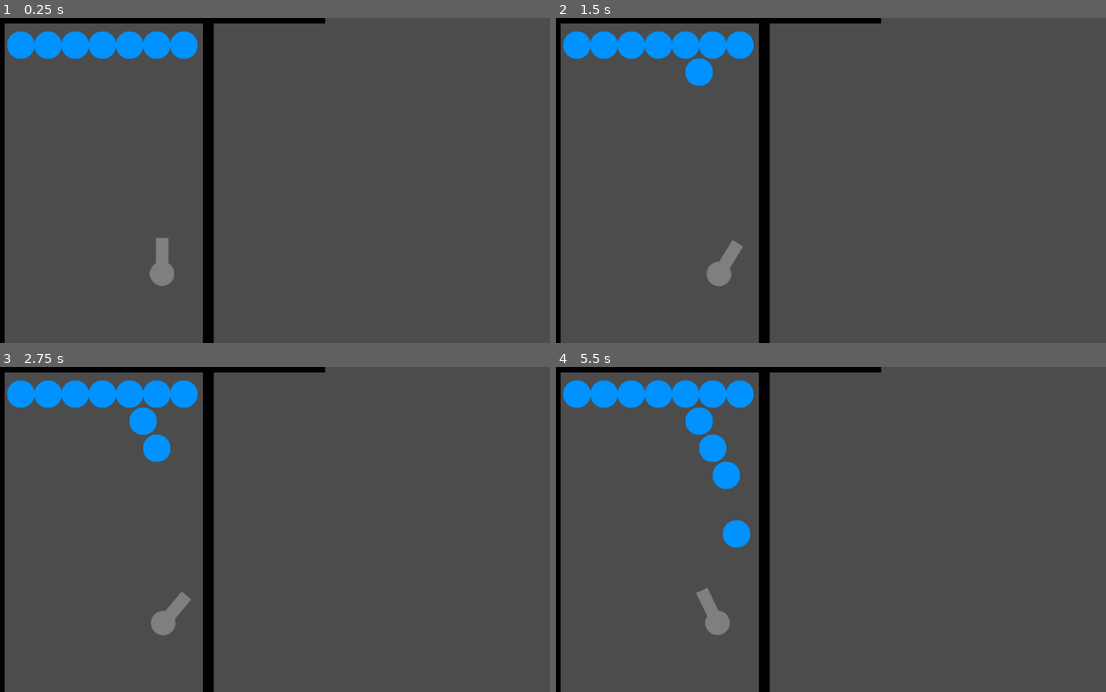
Above: before the commit, frames 1-4 (two rows, left to right).
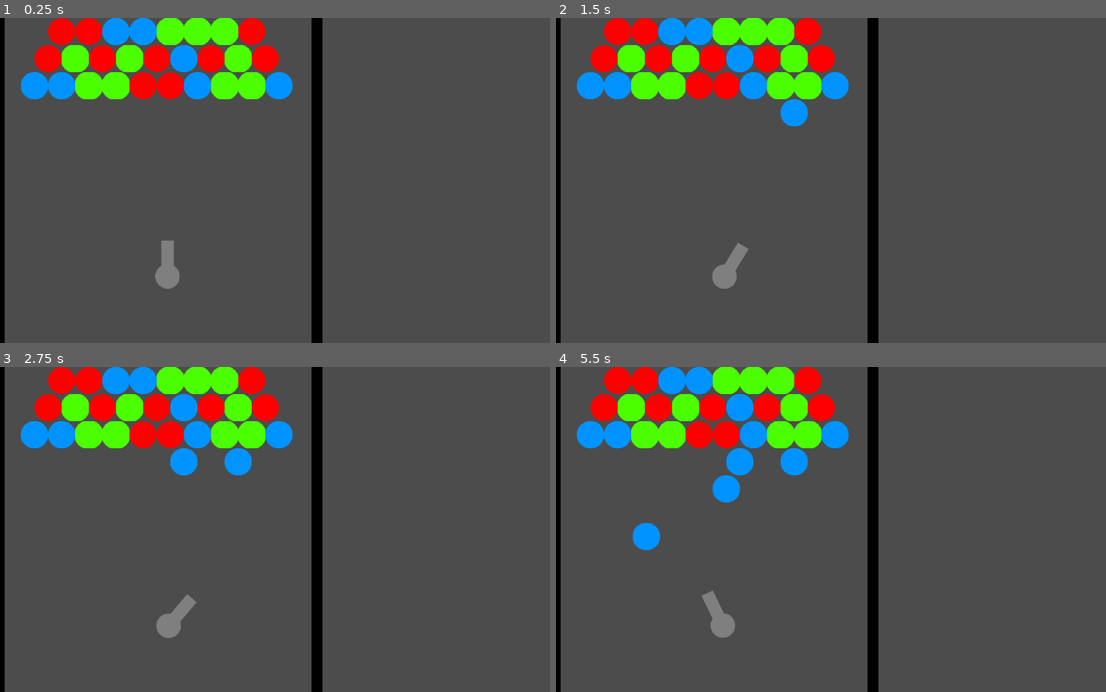
Above: after the commit, the same moments.

Repository: Demoli/Bobble
Game: Godot game, scene res://scenes/Level.tscn
Two runs of this game, one before a commit and one after it. Both use one fixed random seed, a clock stepped at 60 frames per second and the inputs below.
Inputs (mouse positions are in pixels of both pictures, inside the frame that each line leads up to):
- Up to frame 1 (0.25 s): no input
- Up to frame 2 (1.5 s): tap Enter at 0.5 s; move the mouse to (952, 164) at 0.52 s; hold D (rotate_right) 0.53-1.28 s; hold Space (fire) 0.53-1.28 s; click (952, 164) at 0.67 s; move the mouse to (715, 196) at 1.27 s; hold A (rotate_left) from 1.28 s (still down); tap Space (fire) at 1.35 s
- Up to frame 3 (2.75 s): move the mouse to (330, 458) at 2.02 s; release A (rotate_left) at 2.03 s; hold D (rotate_right) from 2.03 s (still down); hold Space (fire) from 2.03 s (still down)
- Up to frame 4 (5.5 s): move the mouse to (798, 594) at 2.77 s; release Space (fire) at 2.78 s; tap Space (fire) at 2.85, 4.35 s; click (798, 594) at 2.92 s; move the mouse to (996, 578) at 3.52 s; release D (rotate_right) at 3.53 s; hold Space (fire) 3.53-4.28 s; hold A (rotate_left) from 3.53 s (still down); move the mouse to (660, 480) at 4.27 s; move the mouse to (853, 529) at 5.02 s; hold Space (fire) from 5.03 s (still down); click (853, 529) at 5.17 s

The runs differ from the first frame. In frame 1, 14% of the frame differs, in the area x 0-60%, y 0-100%; in frame 2, 15%; in frame 3, 15%; in frame 4, 16%.

Commit message:
Replace janky AF bubble collisions with a tilemap

Diff:
--- a/scenes/Bubble.gd
+++ b/scenes/Bubble.gd
@@ -22,6 +22,8 @@
 var matching_bubbles = []
 
 var is_active_bubble = false
+
+onready var bubble_tileset : TileSet = load("res://scenes/tilemap/BubblesTilemap.tres")
 
 func _init():
 	red.load('res://assets/bubbles/red.png')
@@ -50,55 +52,16 @@
 
 	var collision = move_and_collide(velocity * delta)
 	if collision:
+
 		if collision.collider is Wall:
 			velocity = velocity.bounce(collision.normal)
-			pass
-		if is_body_bubble(collision.collider):
-			is_active_bubble = false
-			var target = collision.collider
-			var dir = stepify(rad2deg(target.global_position.angle_to_point(collision.position)), 45)
+			return
 
-			var target_row = target.grid_row
-			var target_col = target.grid_col
-			var row
-			var col
+		var target = collision.collider
+		print(target)
 
-			if dir == 45 or dir == 90:
-				# 45 to 90 top let
-				row = target_row - 1
-				col = target_col
-			if dir == 135:
-				# 90 to 135 - top right
-				row = target_row - 1
-				col = target_col + 1
+		var grid : TileMap = get_node("/root/Level/Tiles")
+		var tile_pos = grid.world_to_map(position)
 
-			if dir == 180 or dir == -180:
-				# 180 right TESTED
-				row = target_row
-				col = target_col + 1
-
-			if dir == -135:
-				# -135 to -90 = bottom right
-				row = target_row + 1
-				col = target_col + 1
-			if dir == -90 or dir == -45:
-				# -45 to -90 bottom left - TESTED
-				row = target_row + 1
-				col = target_col
-
-			if dir == 0 or dir == 90:
-				# 0 left - TESTED
-				row = target_row
-				col = target_col - 1
-
-			print(dir)
-
-			get_node("/root/Level/BubbleGrid").add_bubble(
-				row,
-				col,
-				color
-			)
-			queue_free()
-
-func is_body_bubble(body):
-	return get_tree().get_nodes_in_group("bubbles").has(body)
+		grid.set_cellv(tile_pos,bubble_tileset.find_tile_by_name("blue"))
+		queue_free()
--- a/scenes/Level.tscn
+++ b/scenes/Level.tscn
@@ -2,20 +2,22 @@
 
 [ext_resource path="res://scenes/Cannon.tscn" type="PackedScene" id=1]
 [ext_resource path="res://scenes/Wall.tscn" type="PackedScene" id=2]
-[ext_resource path="res://scenes/BubbleGrid.tscn" type="PackedScene" id=3]
+[ext_resource path="res://scenes/TilemapTest.tscn" type="PackedScene" id=3]
 
 [node name="Level" type="Node2D"]
 
 [node name="Cannon" parent="." instance=ExtResource( 1 )]
-position = Vector2( 310, 475 )
+position = Vector2( 320, 480 )
 
 [node name="Wall" parent="." instance=ExtResource( 2 )]
 
 [node name="Wall2" parent="." instance=ExtResource( 2 )]
-position = Vector2( 385, 5 )
+position = Vector2( 585, 0 )
 
 [node name="Wall3" parent="." instance=ExtResource( 2 )]
-position = Vector2( 610, -10 )
+position = Vector2( 595, -35 )
 rotation = 1.57079
 
-[node name="BubbleGrid" parent="." instance=ExtResource( 3 )]
+[node name="Tiles" parent="." instance=ExtResource( 3 )]
+collision_bounce = 0.18
+tile_data = PoolIntArray( 2, 2, 0, 3, 2, 0, 4, 0, 0, 5, 0, 0, 6, 1, 0, 7, 1, 0, 8, 1, 0, 9, 2, 0, 65537, 2, 0, 65538, 1, 0, 65539, 2, 0, 65540, 1, 0, 65541, 2, 0, 65542, 0, 0, 65543, 2, 0, 65544, 1, 0, 65545, 2, 0, 131073, 0, 0, 131074, 0, 0, 131075, 1, 0, 131076, 1, 0, 131077, 2, 0, 131078, 2, 0, 131079, 0, 0, 131080, 1, 0, 131081, 1, 0, 131082, 0, 0 )
--- /dev/null
+++ b/scenes/TilemapTest.tscn
@@ -0,0 +1,10 @@
+[gd_scene load_steps=2 format=2]
+
+[ext_resource path="res://scenes/tilemap/BubblesTilemap.tres" type="TileSet" id=1]
+
+[node name="TileMap" type="TileMap"]
+tile_set = ExtResource( 1 )
+cell_size = Vector2( 50, 50 )
+cell_half_offset = 0
+format = 1
+tile_data = PoolIntArray( 2, 0, 0, 3, 0, 0, 4, 0, 0, 5, 0, 0, 6, 0, 0, 7, 0, 0, 8, 0, 0, 9, 0, 0, 65537, 0, 0, 65538, 0, 0, 65539, 0, 0, 65540, 0, 0, 65541, 0, 0, 65542, 0, 0, 65543, 0, 0, 65544, 0, 0, 65545, 0, 0, 131073, 0, 0, 131074, 0, 0, 131075, 0, 0, 131076, 0, 0, 131077, 0, 0, 131078, 0, 0, 131079, 0, 0, 131080, 0, 0, 131081, 0, 0, 131082, 0, 0 )
--- /dev/null
+++ b/scenes/tilemap/BubblesTilemap.tres
@@ -0,0 +1,64 @@
+[gd_resource type="TileSet" load_steps=7 format=2]
+
+[ext_resource path="res://assets/bubbles/blue.png" type="Texture" id=1]
+[ext_resource path="res://assets/bubbles/green.png" type="Texture" id=2]
+[ext_resource path="res://assets/bubbles/red.png" type="Texture" id=3]
+
+[sub_resource type="ConvexPolygonShape2D" id=1]
+points = PoolVector2Array( 0, 0, 50, 0, 50, 50, 0, 50 )
+
+[sub_resource type="ConvexPolygonShape2D" id=2]
+points = PoolVector2Array( 0, 0, 50, 0, 50, 50, 0, 50 )
+
+[sub_resource type="ConvexPolygonShape2D" id=3]
+points = PoolVector2Array( 0, 0, 50, 0, 50, 50, 0, 50 )
+
+[resource]
+0/name = "blue"
+0/texture = ExtResource( 1 )
+0/tex_offset = Vector2( 0, 0 )
+0/modulate = Color( 1, 1, 1, 1 )
+0/region = Rect2( 0, 0, 50, 50 )
+0/tile_mode = 0
+0/occluder_offset = Vector2( 0, 0 )
+0/navigation_offset = Vector2( 0, 0 )
+0/shapes = [ {
+"autotile_coord": Vector2( 0, 0 ),
+"one_way": false,
+"one_way_margin": 1.0,
+"shape": SubResource( 1 ),
+"shape_transform": Transform2D( 1, 0, 0, 1, 0, 0 )
+} ]
+0/z_index = 0
+1/name = "green"
+1/texture = ExtResource( 2 )
+1/tex_offset = Vector2( 0, 0 )
+1/modulate = Color( 1, 1, 1, 1 )
+1/region = Rect2( 0, 0, 50, 50 )
+1/tile_mode = 0
+1/occluder_offset = Vector2( 0, 0 )
+1/navigation_offset = Vector2( 0, 0 )
+1/shapes = [ {
+"autotile_coord": Vector2( 0, 0 ),
+"one_way": false,
+"one_way_margin": 1.0,
+"shape": SubResource( 2 ),
+"shape_transform": Transform2D( 1, 0, 0, 1, 0, 0 )
+} ]
+1/z_index = 0
+2/name = "red"
+2/texture = ExtResource( 3 )
+2/tex_offset = Vector2( 0, 0 )
+2/modulate = Color( 1, 1, 1, 1 )
+2/region = Rect2( 0, 0, 50, 50 )
+2/tile_mode = 0
+2/occluder_offset = Vector2( 0, 0 )
+2/navigation_offset = Vector2( 0, 0 )
+2/shapes = [ {
+"autotile_coord": Vector2( 0, 0 ),
+"one_way": false,
+"one_way_margin": 1.0,
+"shape": SubResource( 3 ),
+"shape_transform": Transform2D( 1, 0, 0, 1, 0, 0 )
+} ]
+2/z_index = 0
